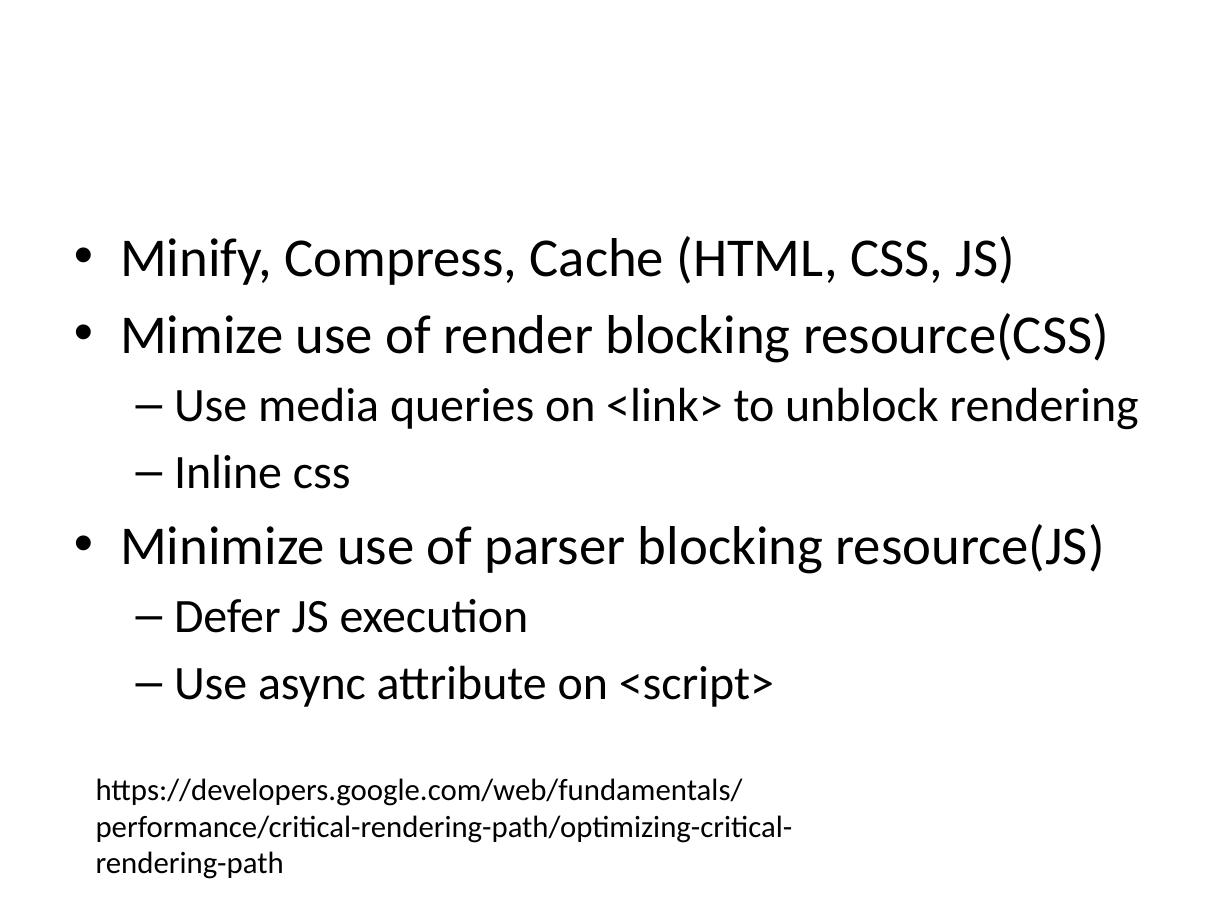
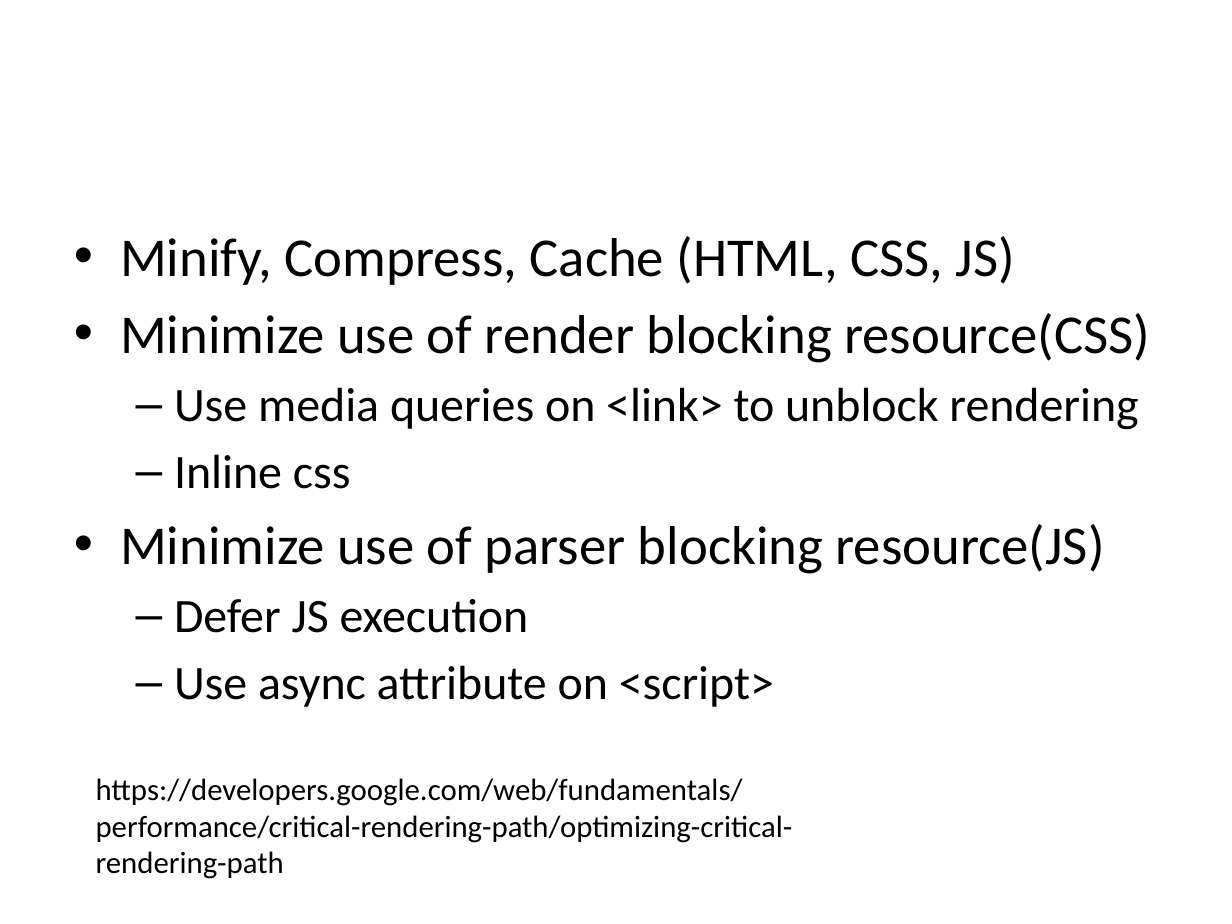
Before and after one commit to canaantt/canaantt.github.io, a slide deck: slide 7 of FE_P4/Techie_0224.pptx. Drawn at 1232x924 pixels with LibreOffice and Linux fonts; fonts in the diff are those of the drawing. Boxes give left, top, right and bottom in pixels: in the first picture for what was removed or moved away, otherwise in the second. Text is boxed around its words. In the diff, an @@ line names an element or a change of style, - is before the commit and + after.

```diff
--- a/FE_P4/Techie_0224.pptx
+++ b/FE_P4/Techie_0224.pptx
@@ text at <box>120,313,1150,363</box>: text changed @@
-• Mimize use of render blocking resource(CSS)
+• Minimize use of render blocking resource(CSS)
```
Also in this commit, not shown: 6 other slides changed.
